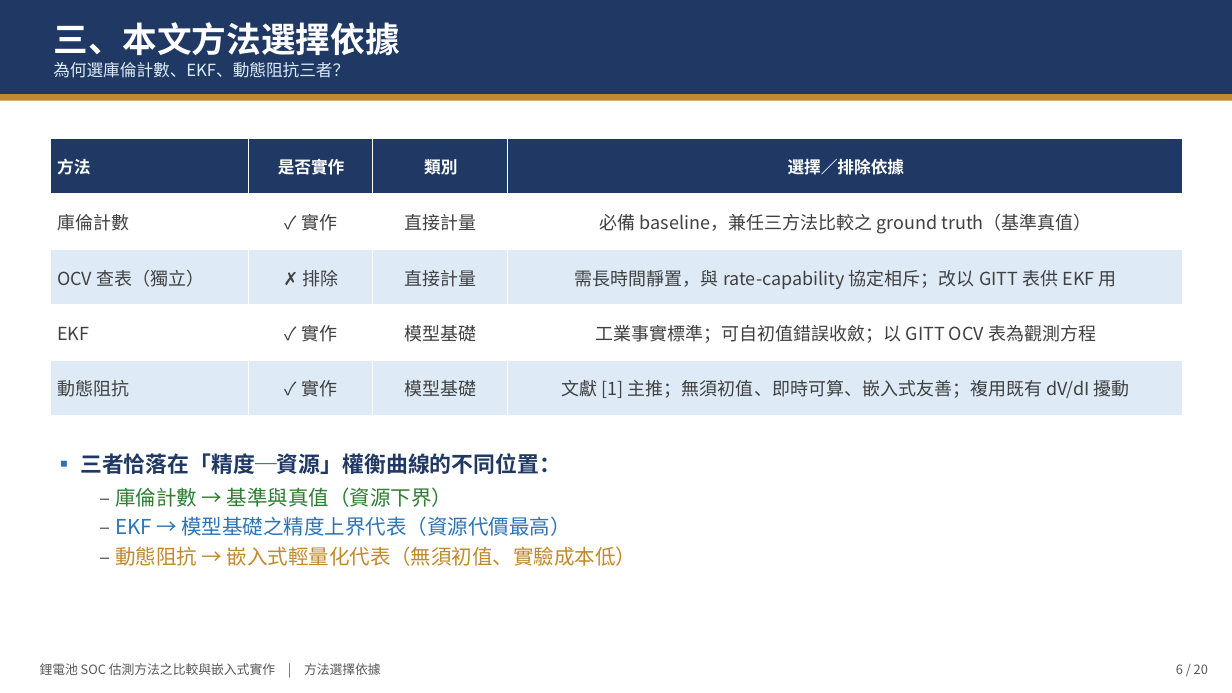
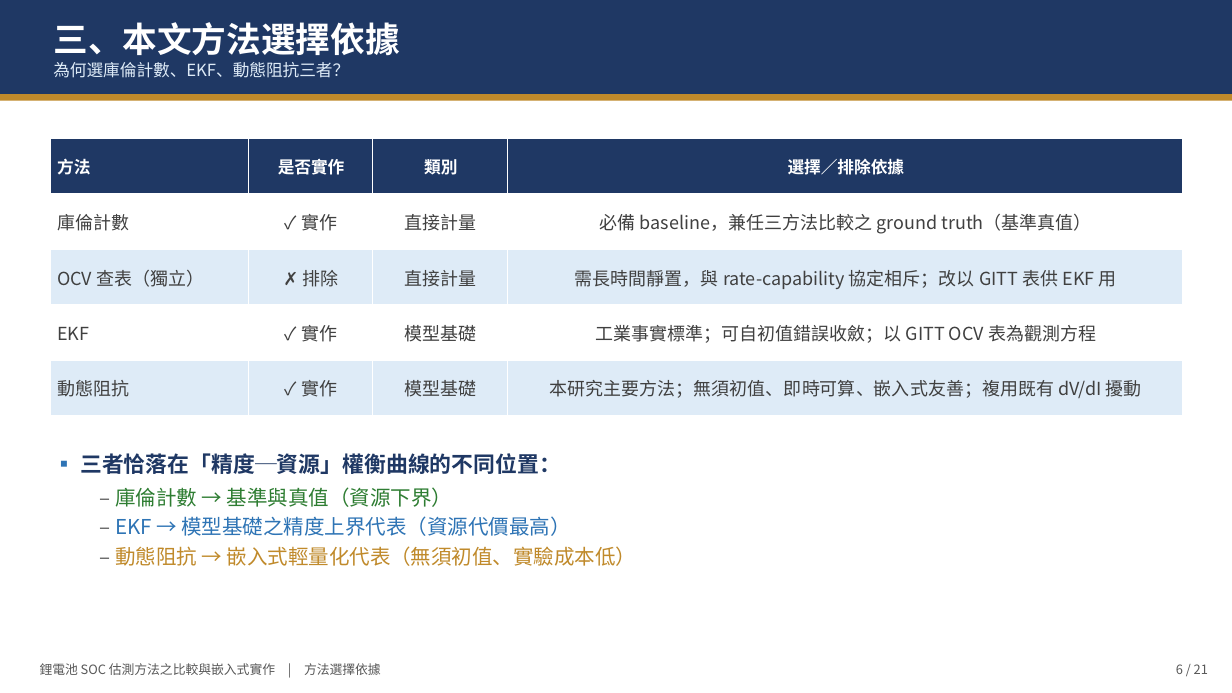
Before and after one commit to JackHung9527/SOC_RESEARCH, a slide deck: slide 7 of DOC/論文撰寫/口試簡報_鋰電池SOC估測.pptx. Drawn at 1232x693 pixels with LibreOffice and Linux fonts; fonts in the diff are those of the drawing. Boxes give left, top, right and bottom in pixels: in the first picture for what was removed or moved away, otherwise in the second. Text is boxed around its words. In the diff, an @@ line names an element or a change of style, - is before the commit and + after.

```diff
--- a/DOC/論文撰寫/口試簡報_鋰電池SOC估測.pptx
+++ b/DOC/論文撰寫/口試簡報_鋰電池SOC估測.pptx
@@ table at [51, 139, 1184, 416] @@
-row 5, column 4: 文獻 [1] 主推；無須初值、即時可算、嵌入式友善；複用既有 dV/dI 擾動
+row 5, column 4: 本研究主要方法；無須初值、即時可算、嵌入式友善；複用既有 dV/dI 擾動
@@ text at [1176, 664, 1208, 674]: text changed @@
-6 / 20
+6 / 21
```
Also in this commit, not shown: 18 other slides changed, 1 slide added, 8 other files.
